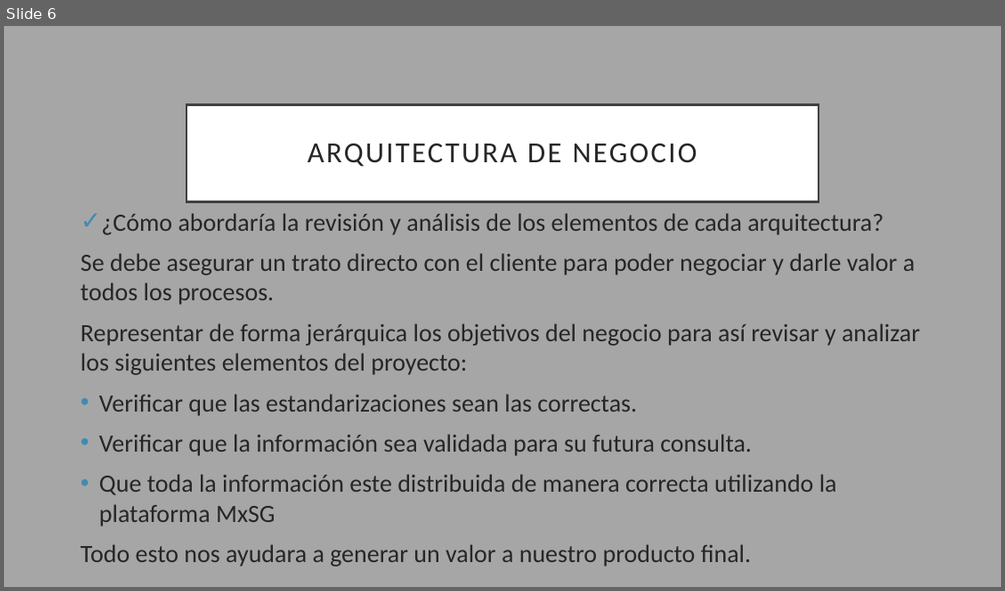
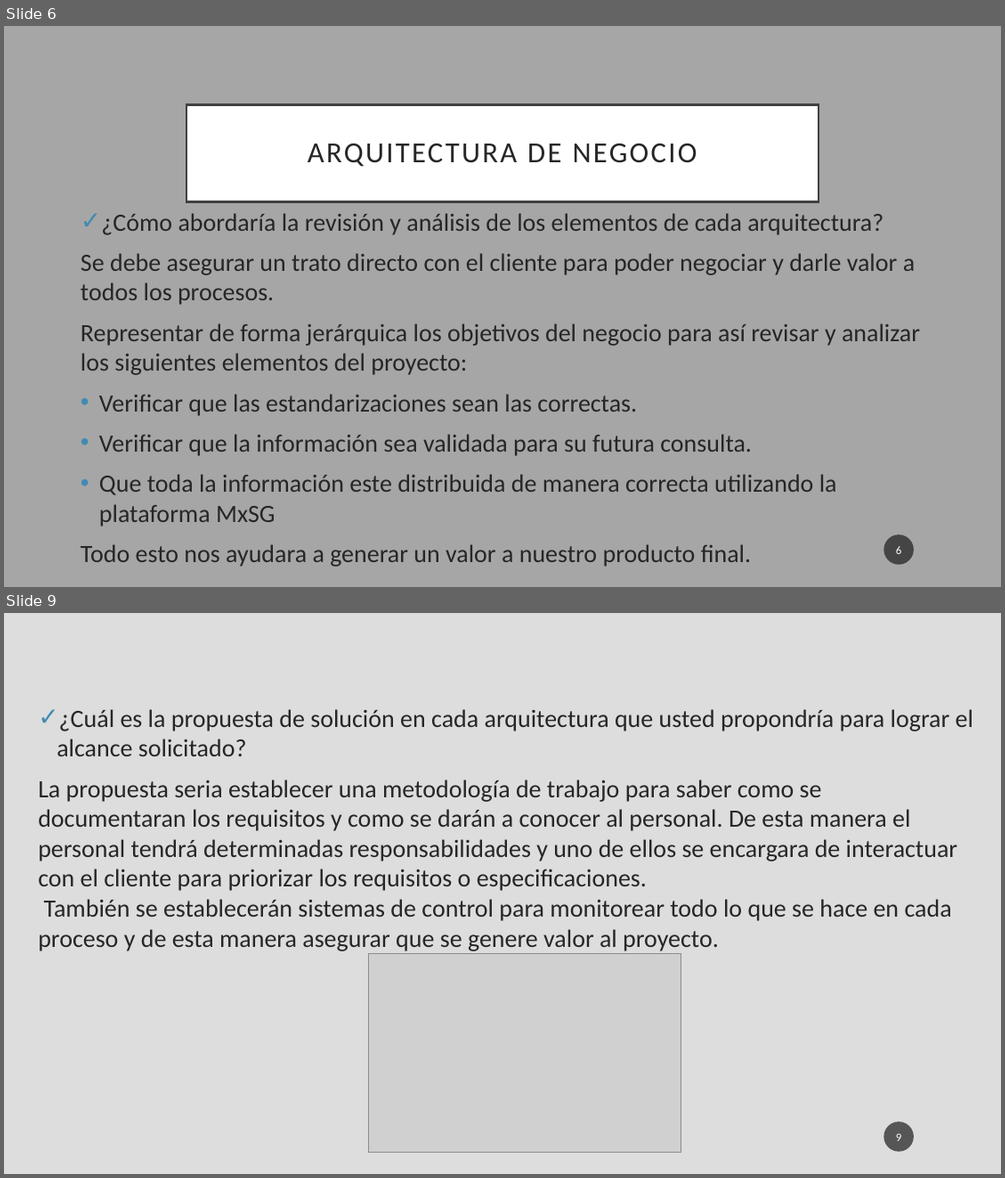
Before and after one commit to LeonelCano/Prueba1, a slide deck: Demanda 8.pptx. Shown one above the other, each under a label of ours: slide 6 before the commit, slides 6 and 9 after it; the slides between them are not shown. The pictures are 1005x591 and 1005x1178 pixels, drawn with LibreOffice and Linux fonts; fonts in the diff are those of the drawing; grey boxes stand for pictures. Boxes give left, top, right and bottom in pixels: in the first picture for what was removed or moved away, otherwise in the second. Text is boxed around its words. In the diff, an @@ line names an element or a change of style, - is before the commit and + after.

```diff
--- a/Demanda 8.pptx
+++ b/Demanda 8.pptx
@@ slide 9 added at box(4, 613, 1001, 1174), background #DDDDDD @@
@@ text added at box(38, 709, 973, 951), 24 pt, text #262626 @@
+✓ ¿Cuál es la propuesta de solución en cada arquitectura que usted propondría para lograr el alcance solicitado?
+La propuesta seria establecer una metodología de trabajo para saber como se documentaran los requisitos y como se darán a conocer al personal. De esta manera el personal tendrá determinadas responsabilidades y uno de ellos se encargara de interactuar con el cliente para priorizar los requisitos o especificaciones.
+También se establecerán sistemas de control para monitorear todo lo que se hace en cada proceso y de esta manera asegurar que se genere valor al proyecto.
@@ picture added at box(369, 953, 681, 1152) @@
@@ page number added at box(884, 1121, 914, 1151), fill #1D1D1D at 70% opacity, 11 pt, text #FFFFFF @@
+9
@@ slide 6 changed as well @@
@@ page number added at box(884, 534, 914, 564), fill #1D1D1D at 70% opacity, 11 pt, text #FFFFFF @@
+6
```
Also in this commit, not shown: 1 other slide changed, 6 other slides added, 5 slides removed.
